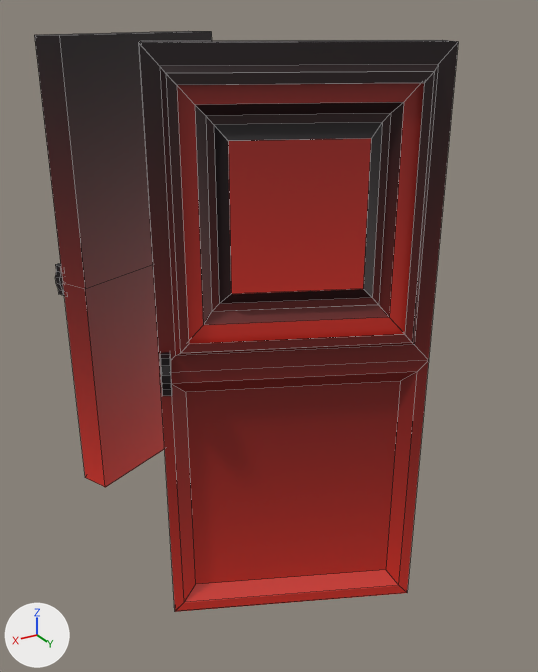
A saved change to the FBX model Assets/Models/Environmental Art/3D_Models/Raven_Temple_Door.fbx.
Both versions are drawn from a 50 mm camera at (1.88, 2.96, 2.82) aimed at (0.23, 0.21, 1.45). Lighting does not change. The marker at lower left points along +X, +Y and +Z. Mesh edges are drawn as thin lines.
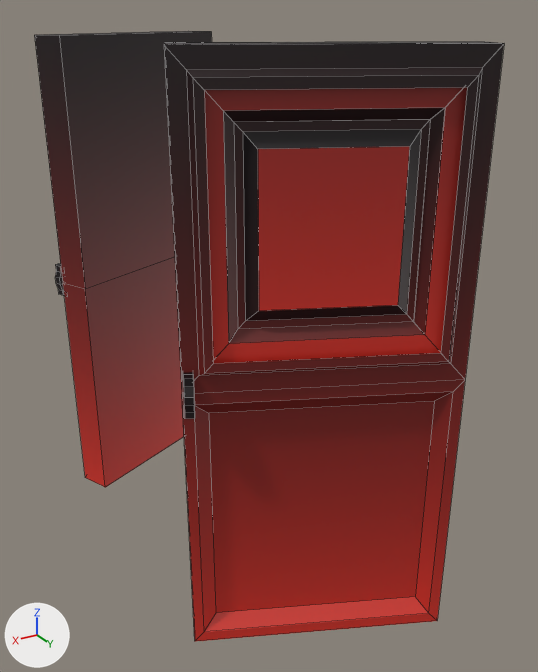
Patch to the scene script:
```diff
--- a/Assets/Models/Environmental Art/3D_Models/Raven_Temple_Door.fbx.py
+++ b/Assets/Models/Environmental Art/3D_Models/Raven_Temple_Door.fbx.py
@@ me_cube_006 @@
 me_cube_006.from_pydata(...)  # 336 vertices, 320 faces; spans x -49.8..11.5, y -57.1..59.9, z -14.6..14.7
 # used by ob_cube_039; location = (0.086, -0.037, 1.573); scale = (-0.0172, -0.0179, -0.0802)
+# me_cube_006 part 1: the loose piece of 32 vertices spanning x -49.4..-45.6, y -36.8..-31.9, z -1.0..1.0 is moved by (0.0, -11.2, 0.0)
+# me_cube_006 part 2: the loose piece of 52 vertices spanning x -48.3..11.5, y -57.1..-24.2, z -14.6..14.7 is moved by (0.0, -11.2, 0.0)
 me_cube_006.materials.append(mat_material_011)
```

What differs and where, as boxes [x1, y1, x2, y2] in the pictures (538 x 672 px; the box of a moved part takes in the faces that stretch with it):
'Cube.039', reshaped (11% wider)
    before: [34, 31, 458, 612]
    after: [34, 31, 504, 642]
part 1 of me_cube_006, moved or reshaped
    before: [160, 352, 172, 396]
    after: [183, 372, 195, 419]
part 2 of me_cube_006, moved or reshaped
    before: [139, 40, 458, 612]
    after: [164, 41, 504, 642]
